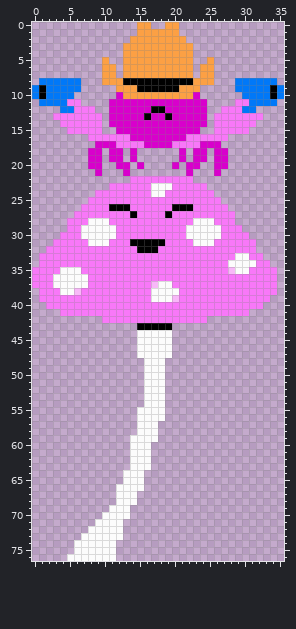
Sprite sheet -- graphics/sprite-sheet-enemies.png. This is how it looked before the edit.
The file is 36x77 pixels.
The same view after the edit:
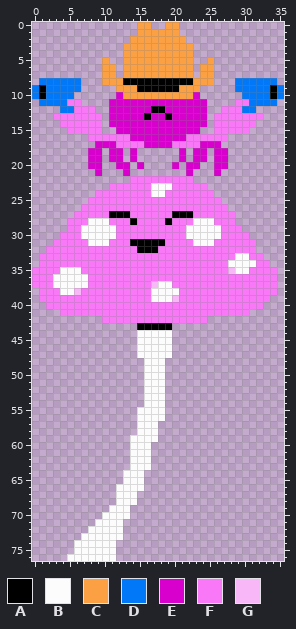
Palette (. is transparent): A #000000  B #fcfcfc  C #fca044  D #0078f8  E #d800cc  F #f878f8  G #f8b8f8
The edit:
@@ x 9..24 @@
 25 FFFFFFFFFFFFFFFF
-26 FFAAAFFFFFFAAAFF
-27 FFFFFAFFFFAFFFFF
-28 BBFFFFFFFFFFFFBB
+26 FFFFFFFFFFFFFFFF
+27 FFAAAFFFFFFAAAFF
+28 BBFFFAFFFFAFFFBB
 29 BBBFFFFFFFFFFBBB
Where, in picture pixels (left, top, right, bottom), the same in both pictures:
changed: (109, 204, 137, 225)
changed: (165, 204, 193, 225)
